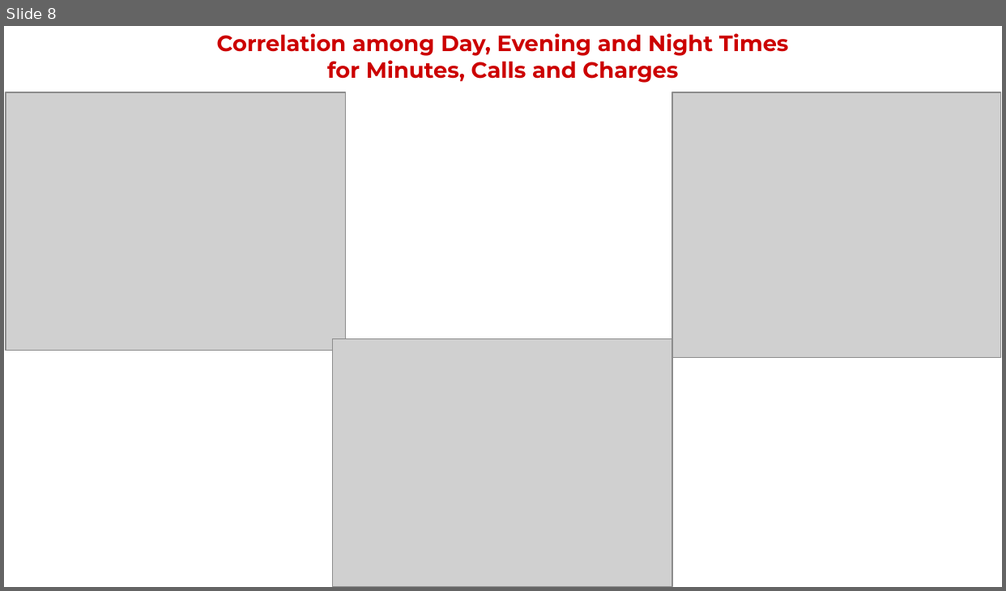
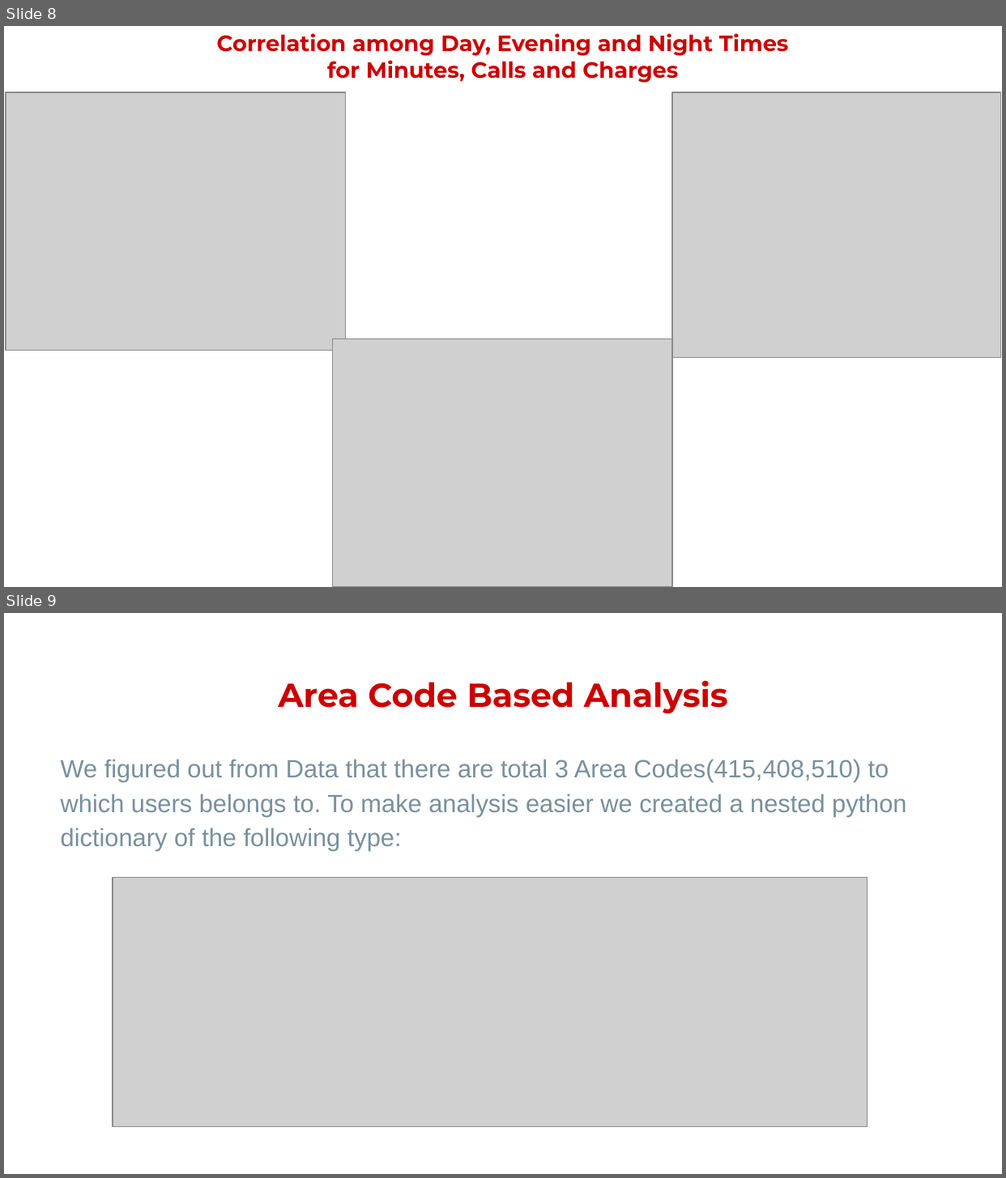
Before and after one commit to codes-by-vamshi/EDA-TelecomChurn, a slide deck: Project Presentation.pptx. Shown one above the other, each under a label of ours: slide 8 before the commit, slides 8 and 9 after it. The pictures are 1006x591 and 1006x1178 pixels, drawn with LibreOffice and Linux fonts; fonts in the diff are those of the drawing; grey boxes stand for pictures; background and template pictures are left out. Boxes give left, top, right and bottom in pixels: in the first picture for what was removed or moved away, otherwise in the second. Text is boxed around its words. In the diff, an @@ line names an element or a change of style, - is before the commit and + after.

```diff
--- a/Project Presentation.pptx
+++ b/Project Presentation.pptx
@@ slide 9 added at <box>4,613,1002,1174</box>, background #FFFFFF @@
@@ title added at <box>278,680,728,714</box>, 24 pt, text #CC0000, bold @@
+Area Code Based Analysis
@@ text added at <box>61,759,906,851</box>, 18 pt, text #78909C @@
+We figured out from Data that there are total 3 Area Codes(415,408,510) to which users belongs to. To make analysis easier we created a nested python dictionary of the following type:
@@ picture added at <box>113,877,867,1127</box> @@
```
Also in this commit, not shown: 9 other slides added, 14 slides removed, 1 other file.
